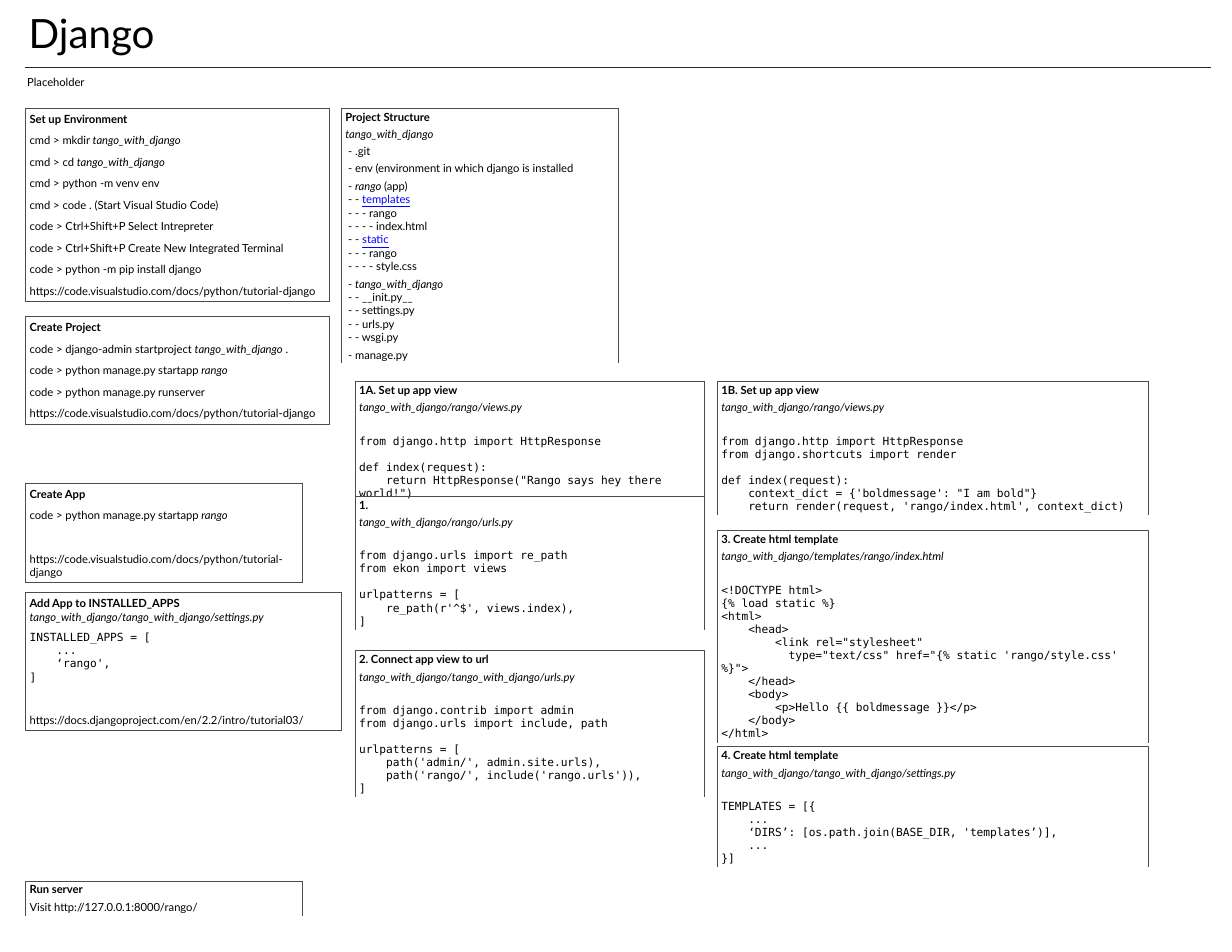
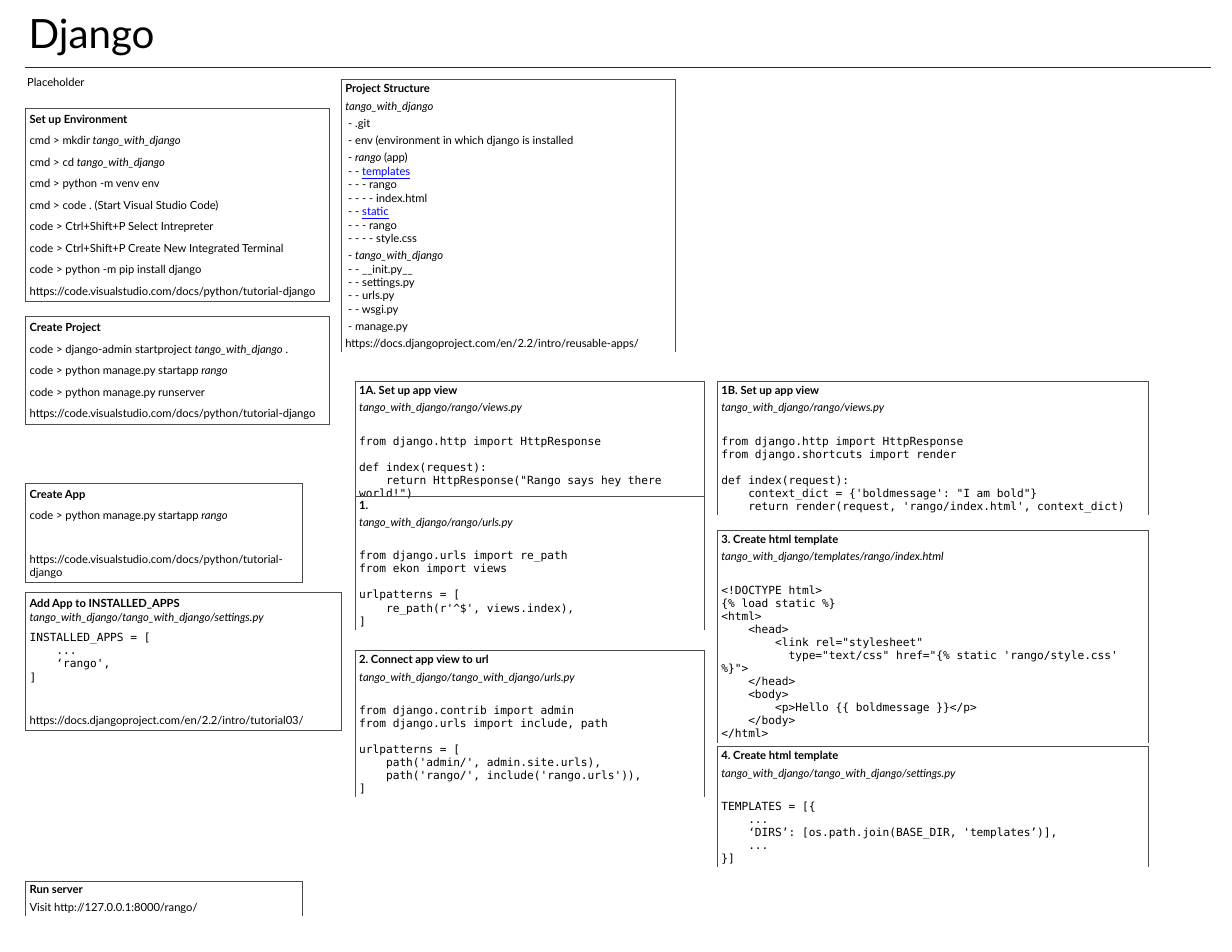
Before and after one commit to jacobferlin/cheatsheets, a slide deck: slide 1 of Django.pptx. Drawn at 1232x952 pixels with LibreOffice and Linux fonts; fonts in the diff are those of the drawing. Boxes give left, top, right and bottom in pixels: in the first picture for what was removed or moved away, otherwise in the second. Text is boxed around its words. In the diff, an @@ line names an element or a change of style, - is before the commit and + after.

Commit message:
Added ref to project structure.

```diff
--- a/Django.pptx
+++ b/Django.pptx
@@ table at (341,80,676,353) @@
+row 8: https://docs.djangoproject.com/en/2.2/intro/reusable-apps/
@@ table: place and size @@
-table at (341,108,618,365)
+table at (341,80,676,353)
```
